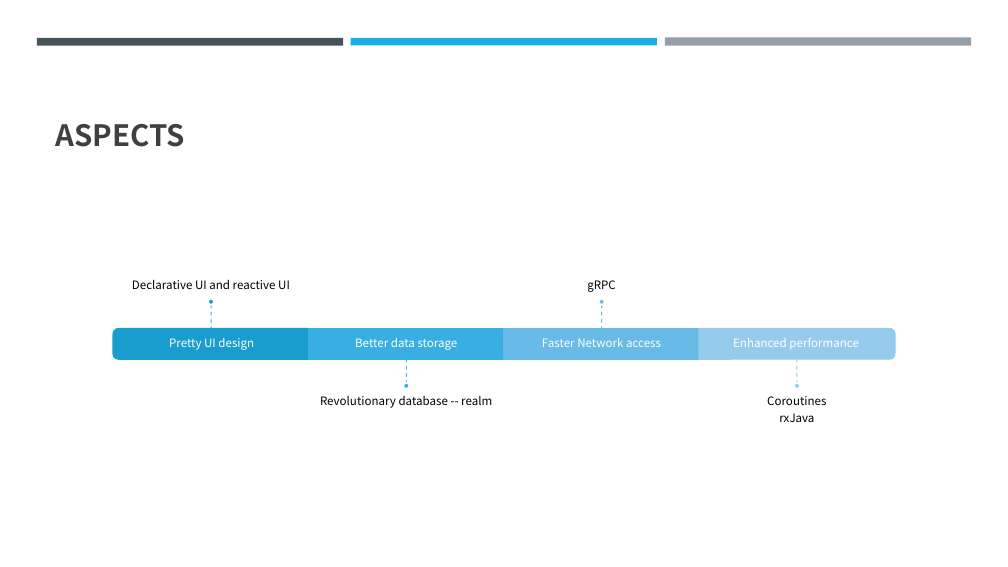
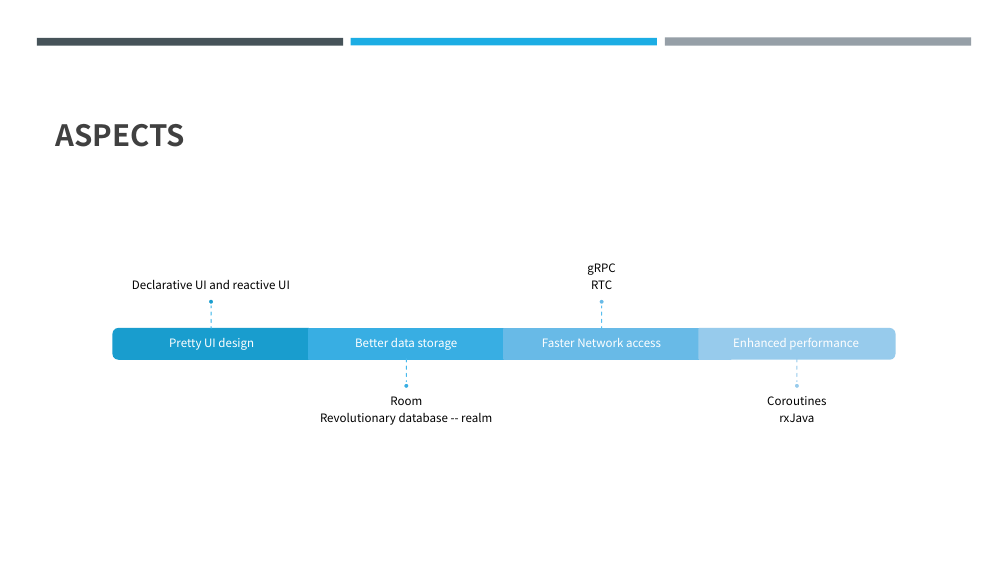
Before and after one commit to czf0613/android-tutorial, a slide deck: slide 2 of ppt/WXG.pptx. Drawn at 1008x567 pixels with LibreOffice and Linux fonts; fonts in the diff are those of the drawing. Boxes give left, top, right and bottom in pixels: in the first picture for what was removed or moved away, otherwise in the second. Text is boxed around its words. In the diff, an @@ line names an element or a change of style, - is before the commit and + after.

```diff
--- a/ppt/WXG.pptx
+++ b/ppt/WXG.pptx
@@ text at box(591, 280, 612, 289): paragraph added @@
+RTC
@@ text at box(390, 396, 422, 405): paragraph added @@
+Room
```
Also in this commit, not shown: 7 slides added.
